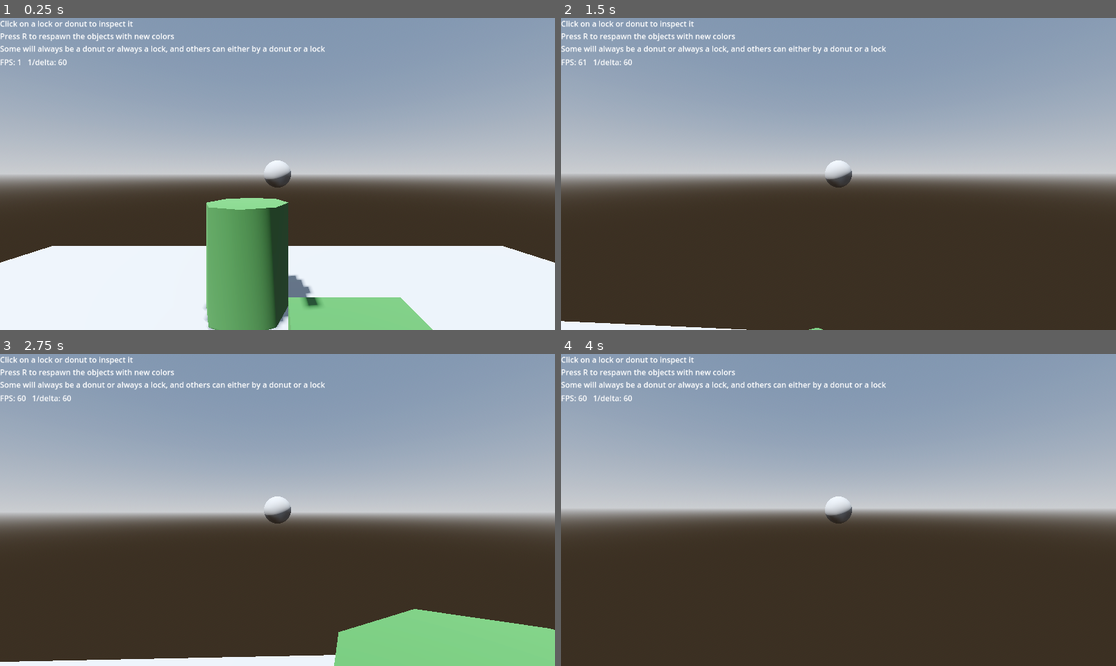
Above: before the commit, frames 1-4 (two rows, left to right).
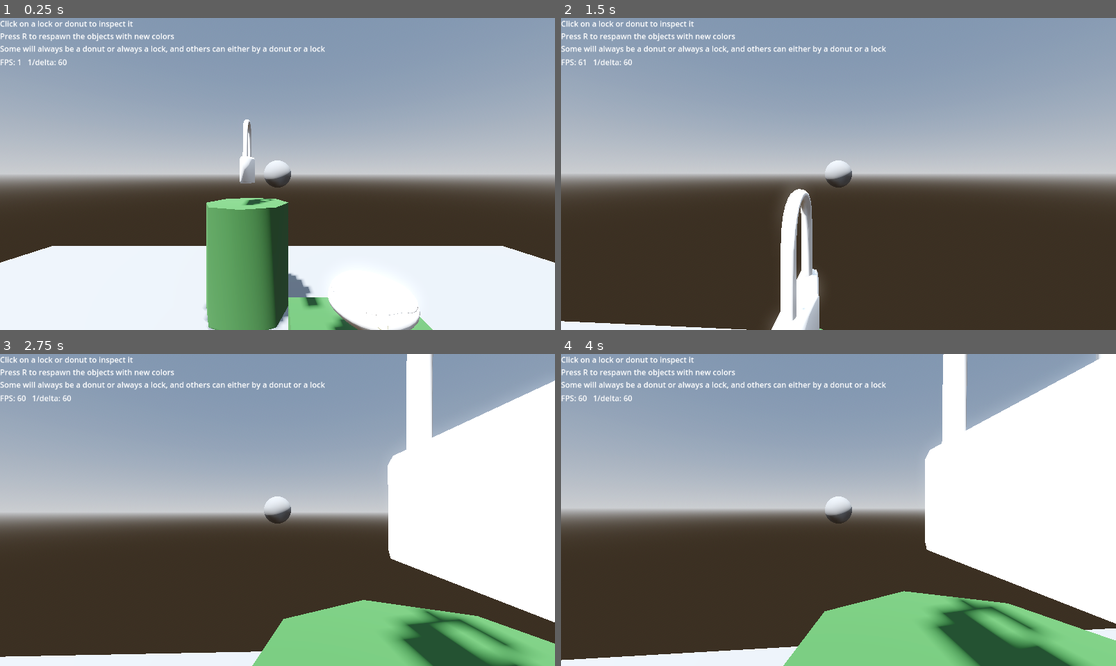
Above: after the commit, the same moments.

Repository: nugamestudioclub/mop-boss
Game: Godot game, scene res://scene/world.tscn
Two runs of this game, one before a commit and one after it. Both use one fixed random seed, a clock stepped at 60 frames per second and the inputs below.
Inputs (mouse positions are in pixels of both pictures, inside the frame that each line leads up to):
- Up to frame 1 (0.25 s): no input
- Up to frame 2 (1.5 s): tap A (move_left) at 0.5, 1.25 s; move the mouse to (866, 174) at 0.52 s; hold W (move_forward) from 0.53 s (still down); tap E (interact) at 0.6, 1.35 s; click (866, 174) at 0.67 s; tap Space (jump) at 0.77 s; move the mouse to (810, 174) at 1.27 s; click (810, 174) at 1.42 s
- Up to frame 3 (2.75 s): keep holding W (move_forward); tap Space (jump) at 1.52 s; tap A (move_left) at 2 s; move the mouse to (288, 503) at 2.02 s; tap Shift (sprint) at 2.1 s; click (288, 503) at 2.17 s; tap E (interact) at 2.3 s
- Up to frame 4 (4 s): keep holding W (move_forward); tap A (move_left) at 2.75, 3.5 s; move the mouse to (832, 516) at 2.77 s; tap R at 2.85 s; click (832, 516) at 2.92 s; tap Space (jump) at 3.02, 3.77 s; tap E (interact) at 3.05, 3.6 s; move the mouse to (877, 513) at 3.52 s; click (877, 513) at 3.67 s

The runs differ from the first frame. In frame 1, 1.9% of the frame differs, in the area x 43-76%, y 32-100%; in frame 2, 2.6%; in frame 3, 24%; in frame 4, 34%, in the area x 0-100%, y 0-100%.

Commit message:
Implemented combo lock puzzle (spinning dials)

Diff:
--- a/scene/node_spawner.tscn
+++ b/scene/node_spawner.tscn
@@ -4,7 +4,7 @@
 
 [sub_resource type="StandardMaterial3D" id="StandardMaterial3D_yc8du"]
 
-[node name="NodeSpawner" type="Node3D" groups=["node_spawner"]]
+[node name="NodeSpawner" type="Node3D" groups=["empty_spawner"]]
 script = ExtResource("1_2c6l3")
 
 [node name="EditorMarker" type="CSGBox3D" parent="."]
--- a/script/combo_lock.gd
+++ b/script/combo_lock.gd
@@ -1,11 +1,28 @@
-extends Node3D
+extends Puzzle
 
+func is_altered() -> bool:
+	return false
 
-# Called when the node enters the scene tree for the first time.
-func setup():
-	for child in $MeshInstances.get_children():
-		var material = StandardMaterial3D.new()
-		material.albedo_color = Color("ff6a00")
-		material.roughness = 0.3
-		material.metallic = 0.6
-		child.get_child(0).material_override = material
+func is_solved() -> bool:
+	return false
+
+func on_enter_level() -> void:
+	var material = StandardMaterial3D.new()
+	material.albedo_color = Color("ff6a00")
+	material.roughness = 0.3
+	material.metallic = 0.6
+	for child in NodeHelper.get_descendants(self):
+		if child is MeshInstance3D:
+			child.material_override = material
+
+var RADS_PER_TURN := TAU/16 # TAU is 2 * PI
+func _on_puzzle_interact(_camera: Camera3D, event: InputEvent, _event_position: Vector3,
+		_normal: Vector3, shape_idx: int, collision_object: CollisionObject3D) -> void:
+	if not event is InputEventMouseButton: return
+	if event.pressed: return # check for button released
+	var radians = RADS_PER_TURN
+	match event.button_index: # this is comaring the button index to everything in the match statement
+		MOUSE_BUTTON_WHEEL_UP, MOUSE_BUTTON_RIGHT:
+			radians *= -1
+	if collision_object == $Dials:
+		$Dials.get_child(shape_idx).rotate_z(radians)
--- a/script/player.gd
+++ b/script/player.gd
@@ -25,15 +25,7 @@
 @onready var pitch_pivot := $TwistPivot/PitchPivot
 @onready var player_pov := $TwistPivot/PitchPivot/PlayerPov
 
-# Player inspect parameters
-@onready var inspect_view = $"../InspectView"
-@onready var inspected_node_holder = inspect_view.inspected_node_holder
-@onready var inspector_gui = inspect_view.inspector_gui
-
 var target: Node3D = null
-@onready var highlight_object = inspect_view.highlight_object
-@onready var inspected_node = inspect_view.inspected_node
-@onready var inspect_group = inspect_view.inspect_group
 
 # Character properties
 @onready var character_height = $CollisionShape3D.shape.height
